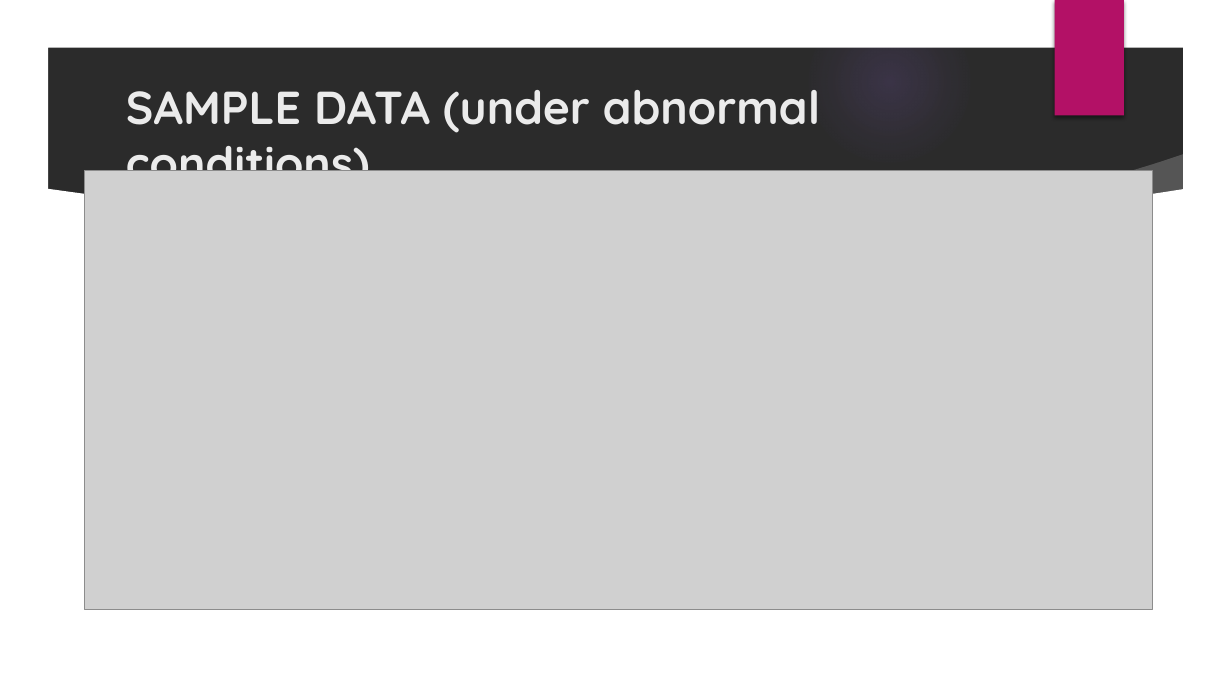
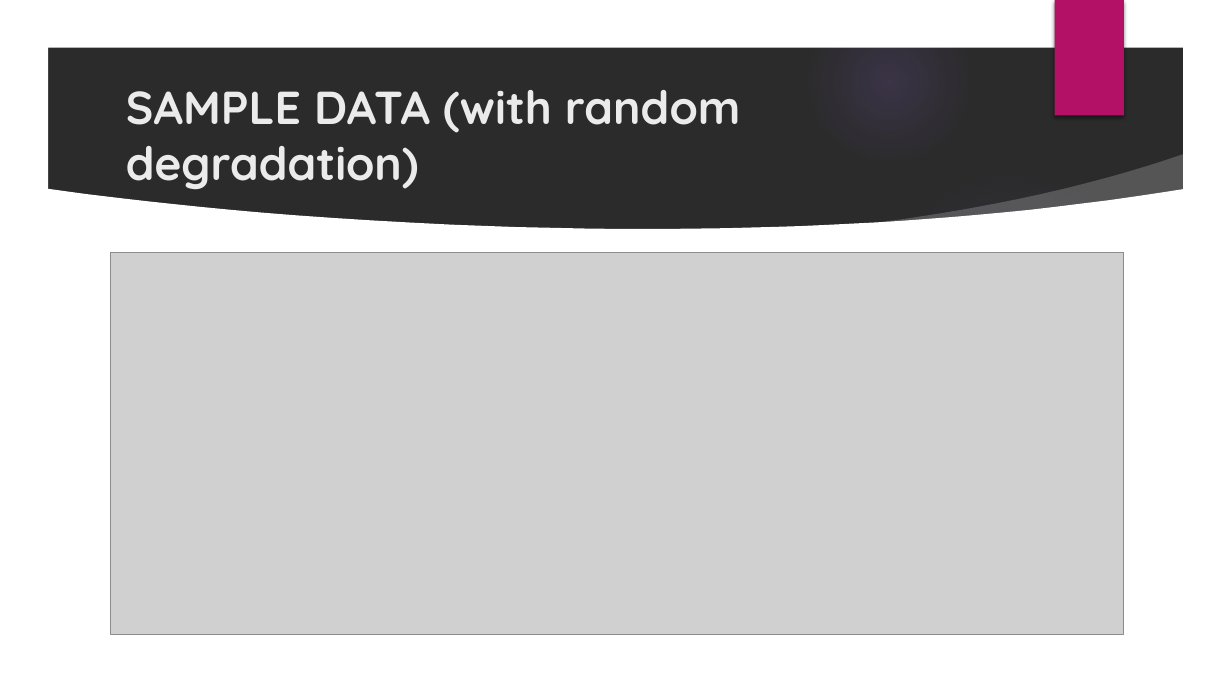
Before and after one commit to nsudhanva/ectm, a slide deck: slide 8 of docs/ectm_presentation.pptx (slide 9 before the commit). Drawn at 1232x693 pixels with LibreOffice and Linux fonts; fonts in the diff are those of the drawing; grey boxes stand for pictures; background and template pictures are left out; a plain dark background stands for a picture behind light text. Boxes give left, top, right and bottom in pixels: in the first picture for what was removed or moved away, otherwise in the second. Text is boxed around its words. In the diff, an @@ line names an element or a change of style, - is before the commit and + after.

Commit message:
sample data done

```diff
--- a/docs/ectm_presentation.pptx
+++ b/docs/ectm_presentation.pptx
@@ title at [126,90,741,190]: text changed @@
-SAMPLE DATA (under abnormal conditions)
+SAMPLE DATA (with random degradation)
@@ picture: place and size @@
-picture at [85,171,1153,610]
+picture at [110,252,1124,635]
```
Also in this commit, not shown: 3 other slides changed, 3 slides added, 3 slides removed, 4 other files.
